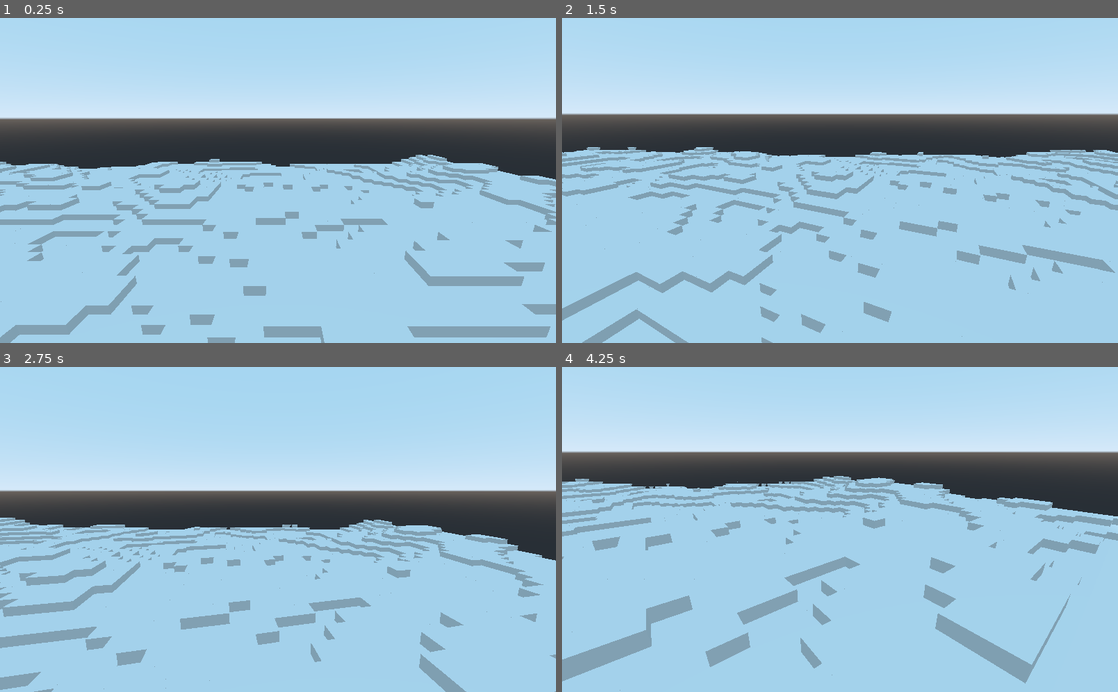
Above: before the commit, frames 1-4 (two rows, left to right).
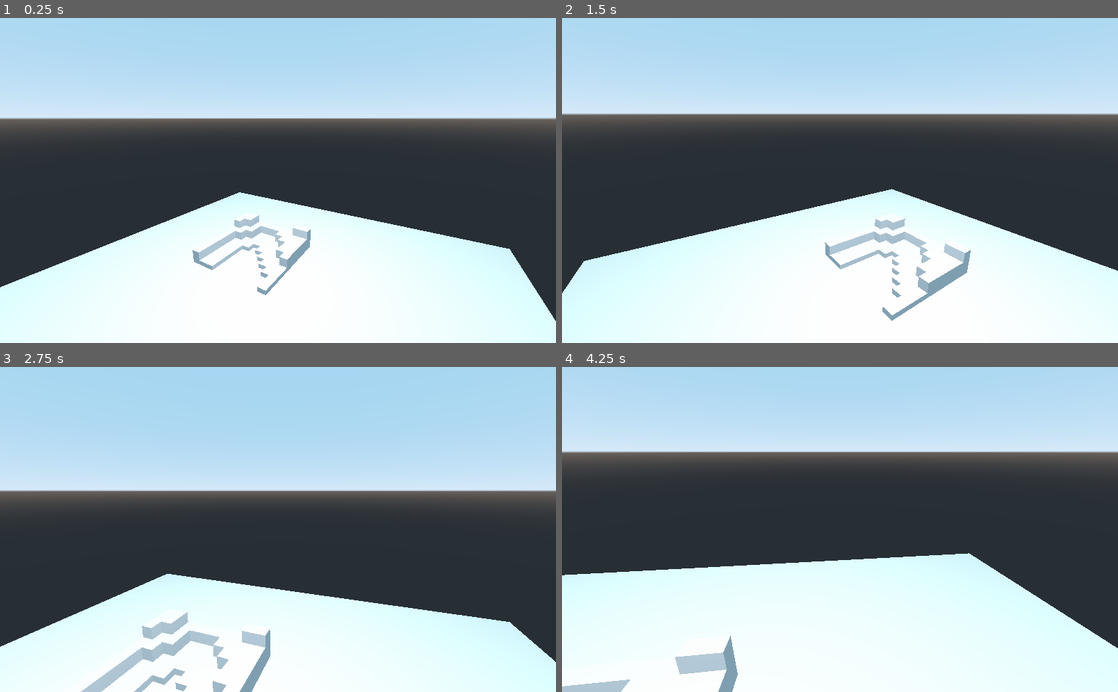
Above: after the commit, the same moments.

Repository: navett52/GodotProceduralCubeTerrain
Game: Godot game, scene res://ProceduralCubes.tscn
Same seed, same stepped clock (60 frames per second), same inputs: the game is played once before the commit and once after it.
Inputs (mouse positions are in pixels of both pictures, inside the frame that each line leads up to):
- Up to frame 1 (0.25 s): no input
- Up to frame 2 (1.5 s): tap Enter at 0.5 s; move the mouse to (867, 180) at 0.52 s; hold Up (ui_up) from 0.53 s (still down); click (867, 180) at 0.67 s; move the mouse to (812, 180) at 1.27 s
- Up to frame 3 (2.75 s): keep holding Up (ui_up); move the mouse to (289, 523) at 2.02 s
- Up to frame 4 (4.25 s): keep holding Up (ui_up); move the mouse to (834, 536) at 2.77 s; click (834, 536) at 2.92 s; move the mouse to (878, 532) at 3.52 s

The runs differ from the first frame. In frame 1, 55% of the frame differs, in the area x 0-100%, y 42-100%; in frame 2, 58%; in frame 3, 49%; in frame 4, 62%, in the area x 0-100%, y 33-100%.

Commit message:
Made it prettier to look at.

Diff:
--- a/ProceduralCubes.gd
+++ b/ProceduralCubes.gd
@@ -1,58 +1,58 @@
 extends Spatial
 
-# Gotta keep track of those verticies and indicies.
+#=== Constants ===#
+const CUBE_SIZE = .5 # -> How big our cubes should be.
+const HEIGHT_SCALE = 10 # -> How much we amplify our noise.
+const BASE_HEIGHT = 0 # -> The base height the world starts generating at.
+const DEPTH_LIMIT = 5
+#=== Constants ===#
+
+#=== Noise Variables ===#
+# OpenSimplex noise instance.
+var noise = OpenSimplexNoise.new()
+
+# This is the noise seed. I have it hardcoded for debugging.
+export var genSeed = 10
+
+# These are the noise variable sto tweak to get different terrain effects.
+export var genOctaves = 4
+export var genPeriod = 50
+export var genPersistence = 0.8
+export var genLacunarity = 2
+
+#=== Cube related variables ===#
+# Keeping track of our verticies and indicies for, currently, a single cube.
 var arrayQuadVerticies = []
 var arrayQuadIndicies = []
 
 # A dictionary to check against to make sure we don't create duplicate verticies in a cube.
 # Could probably be expanded upon to be used on a larger mesh.
 var dictionaryCheckQuadVerticies = {}
-
-# How big we want our cubes.
-const CUBE_SIZE = 1
-
-# OpenSimplex noise instance.
-var noise = OpenSimplexNoise.new()
-
-# A dictionary to store pregenerated Y values from noise.
-# Apart of the nested loop code that isn't currently being used.
-var terrain = {}
-
-# The value to multiple the noise value by.
-# Currently not being used but could easily be swapped in.
-var GRID_SCALE = 10
+#=== Cube related variables ===#
 
 # Called when the node enters the scene tree for the first time.
 func _ready():
 	# This is the noise seed. I have it hardcoded for debugging.
-	noise.seed = 10
+	noise.seed = genSeed
 
 	# These are the noise variable sto tweak to get different terrain effects.
-	noise.octaves = 4
-	noise.period = 50
-	noise.persistence = 0.8
-	# noise.lacunarity = .5
+	noise.octaves = genOctaves
+	noise.period = genPeriod
+	noise.persistence = genPersistence
+	noise.lacunarity = genLacunarity
 
-	# Pre-creating a list of height values from the noise. I'm not actually using this right now.
-#	for x in range(10):
-#		for y in range(10):
-#			if terrain.has((str(x) + ',' + str(y))) == false:
-#				terrain[(str(x) + ',' + str(y))] = noise.get_noise_2d(x, y) * GRID_SCALE
-
-	# Create a 100x100 grid of cubes and set the Y offset to the noise value multiplied by 10 since it returns between -1 and 1.
-	var offset = 2
+	var offset = 1
 	var xOffset
 	var yOffset
 	var zOffset
 
-	for x in range(100):
+	for x in range(10):
 		xOffset = offset * x
-		for y in range(1):
+		for y in range(10):
 			yOffset = offset * y
-			for z in range(100):
+			for z in range(10):
 				zOffset = offset * z
-				print(noise.get_noise_2d(x, z))
-				makeCube(xOffset, floor(noise.get_noise_2d(x, z) * GRID_SCALE), zOffset)
+				makeCube(xOffset, BASE_HEIGHT + (yOffset * -1) + (floor(noise.get_noise_2d(x, z) * HEIGHT_SCALE)), zOffset)
 
 # Make a cube and specify offsets to move the cubes around.
 func makeCube(offsetX, offsetY, offsetZ):
--- a/ProceduralCubes.tscn
+++ b/ProceduralCubes.tscn
@@ -1,15 +1,24 @@
-[gd_scene load_steps=3 format=2]
+[gd_scene load_steps=4 format=2]
 
 [ext_resource path="res://ProceduralCubes.gd" type="Script" id=1]
 [ext_resource path="res://assets/maujoe.camera_control/scripts/camera_control.gd" type="Script" id=2]
+
+[sub_resource type="PlaneMesh" id=1]
 
 [node name="Spatial" type="Spatial"]
 script = ExtResource( 1 )
 
 [node name="OmniLight" type="OmniLight" parent="."]
-transform = Transform( 1, 0, 0, 0, 1, 0, 0, 0, 1, 0, 3.75186, 0 )
-omni_range = 11.336
+transform = Transform( 1, 0, 0, 0, 1, 0, 0, 0, 1, 0, 24.4935, 0 )
+omni_range = 68.0169
 
 [node name="Camera" type="Camera" parent="."]
-transform = Transform( -1, 0, 1.41561e-07, 3.66387e-08, 0.965926, 0.258819, -1.36737e-07, 0.258819, -0.965926, 60, 17, -8 )
+transform = Transform( -0.851448, 0.135735, -0.506569, 3.66387e-08, 0.965926, 0.258819, 0.524439, 0.220371, -0.822436, -10.9361, 15.8831, -15.2826 )
 script = ExtResource( 2 )
+
+[node name="GridLevel" type="MeshInstance" parent="."]
+transform = Transform( 22.1124, 0, 0, 0, 1, 0, 0, 0, 22.1124, 0, 0, 0 )
+mesh = SubResource( 1 )
+material/0 = null
+
+[node name="Target" type="Spatial" parent="."]
--- a/project.godot
+++ b/project.godot
@@ -19,6 +19,37 @@
 run/main_scene="res://ProceduralCubes.tscn"
 config/icon="res://icon.png"
 
+[input]
+
+ui_left={
+"deadzone": 0.5,
+"events": [ Object(InputEventKey,"resource_local_to_scene":false,"resource_name":"","device":0,"alt":false,"shift":false,"control":false,"meta":false,"command":false,"pressed":false,"scancode":16777231,"unicode":0,"echo":false,"script":null)
+, Object(InputEventJoypadButton,"resource_local_to_scene":false,"resource_name":"","device":0,"button_index":14,"pressure":0.0,"pressed":false,"script":null)
+, Object(InputEventKey,"resource_local_to_scene":false,"resource_name":"","device":0,"alt":false,"shift":false,"control":false,"meta":false,"command":false,"pressed":false,"scancode":65,"unicode":0,"echo":false,"script":null)
+ ]
+}
+ui_right={
+"deadzone": 0.5,
+"events": [ Object(InputEventKey,"resource_local_to_scene":false,"resource_name":"","device":0,"alt":false,"shift":false,"control":false,"meta":false,"command":false,"pressed":false,"scancode":16777233,"unicode":0,"echo":false,"script":null)
+, Object(InputEventJoypadButton,"resource_local_to_scene":false,"resource_name":"","device":0,"button_index":15,"pressure":0.0,"pressed":false,"script":null)
+, Object(InputEventKey,"resource_local_to_scene":false,"resource_name":"","device":0,"alt":false,"shift":false,"control":false,"meta":false,"command":false,"pressed":false,"scancode":68,"unicode":0,"echo":false,"script":null)
+ ]
+}
+ui_up={
+"deadzone": 0.5,
+"events": [ Object(InputEventKey,"resource_local_to_scene":false,"resource_name":"","device":0,"alt":false,"shift":false,"control":false,"meta":false,"command":false,"pressed":false,"scancode":16777232,"unicode":0,"echo":false,"script":null)
+, Object(InputEventJoypadButton,"resource_local_to_scene":false,"resource_name":"","device":0,"button_index":12,"pressure":0.0,"pressed":false,"script":null)
+, Object(InputEventKey,"resource_local_to_scene":false,"resource_name":"","device":0,"alt":false,"shift":false,"control":false,"meta":false,"command":false,"pressed":false,"scancode":87,"unicode":0,"echo":false,"script":null)
+ ]
+}
+ui_down={
+"deadzone": 0.5,
+"events": [ Object(InputEventKey,"resource_local_to_scene":false,"resource_name":"","device":0,"alt":false,"shift":false,"control":false,"meta":false,"command":false,"pressed":false,"scancode":16777234,"unicode":0,"echo":false,"script":null)
+, Object(InputEventJoypadButton,"resource_local_to_scene":false,"resource_name":"","device":0,"button_index":13,"pressure":0.0,"pressed":false,"script":null)
+, Object(InputEventKey,"resource_local_to_scene":false,"resource_name":"","device":0,"alt":false,"shift":false,"control":false,"meta":false,"command":false,"pressed":false,"scancode":83,"unicode":0,"echo":false,"script":null)
+ ]
+}
+
 [rendering]
 
 environment/default_environment="res://default_env.tres"
